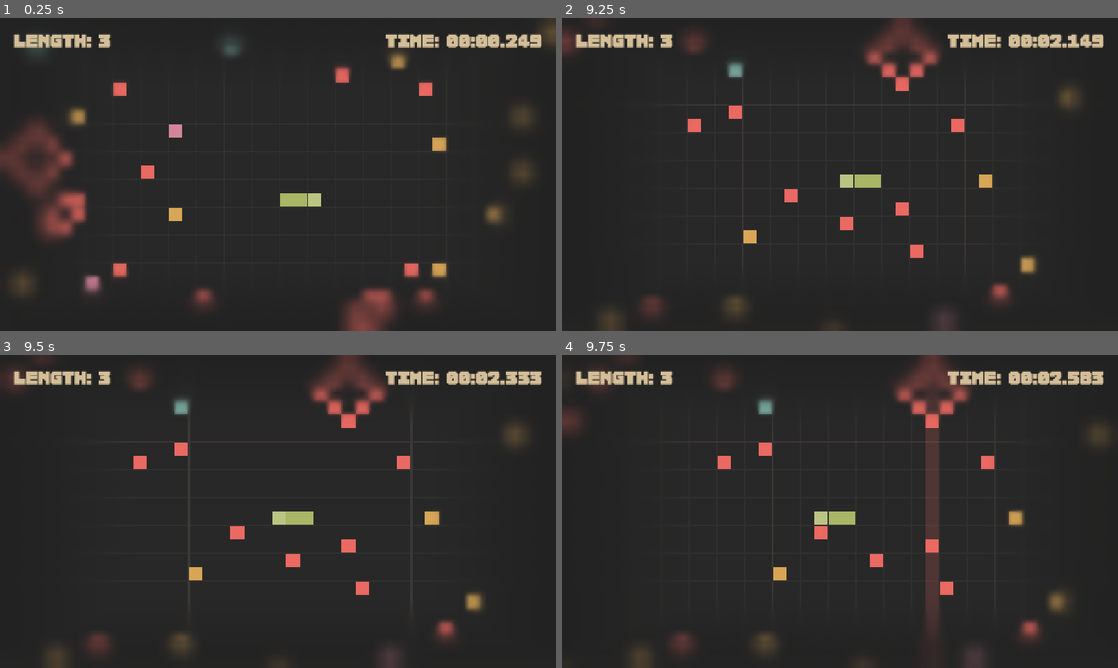
Above: before the commit, frames 1-4 (two rows, left to right).
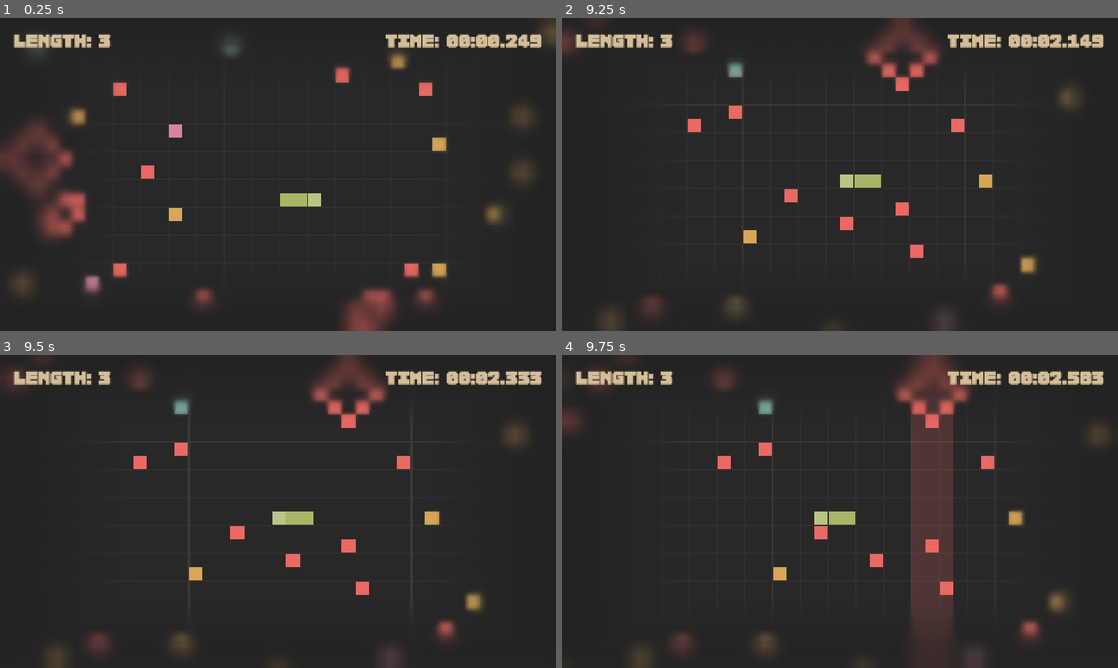
Above: after the commit, the same moments.

Repository: Shh37/Serbent
Game: Godot game, scene res://scenes/Main.tscn
Same seed, same stepped clock (60 frames per second), same inputs: the game is played once before the commit and once after it.
Inputs:
- Up to frame 1 (0.25 s): no input
- Up to frame 2 (9.25 s): tap Enter at 0.5 s; hold Enter 0.53-1.28 s; hold Up (ui_up) 0.53-2.03 s; tap Space at 0.77, 1.52, 3.02, 3.77, 4.52, 6.02, 6.5, 6.77, 7.52, 9.02 s; tap Keypad Enter every 1.5 s from 1.35 to 8.85 s; hold Enter 2.03-2.78 s; hold Left (ui_left) 2.03-3.53 s; hold Down (ui_down) 3.53-4.28 s; hold Enter 3.53-4.28 s; hold Right (ui_right) 4.28-5.03 s; hold Up (ui_up) 5.03-5.78 s; hold Enter 5.03-5.78 s; hold Right (ui_right) 5.78-8.03 s; hold Enter 6.53-7.28 s; hold Down (ui_down) 8.03-8.78 s; hold Enter 8.03-8.78 s; hold Left (ui_left) from 8.78 s (still down)
- Up to frame 3 (9.5 s): keep holding Left (ui_left)
- Up to frame 4 (9.75 s): release Left (ui_left) at 9.53 s; hold Up (ui_up) from 9.53 s (still down); hold Enter from 9.53 s (still down)

Frames 1-3 are identical in both runs. In frame 4, 3.5% of the frame differs, in the area x 62-71%, y 11-90%.

Commit message:
feat: 太いビームの追加

Diff:
--- a/scripts/Beam.gd
+++ b/scripts/Beam.gd
@@ -12,10 +12,12 @@
 var flicker_speed = 0.1
 var flicker_timer = 0.0
 var show_warning = true
+var thickness = 1
 
-func setup(p_orientation: Orientation, p_index: int):
+func setup(p_orientation: Orientation, p_index: int, p_thickness: int = 1):
 	orientation = p_orientation
 	global_grid_index = p_index
+	thickness = p_thickness
 	timer = warning_time
 	queue_redraw()
 
@@ -61,10 +63,10 @@
 			var pos = body[i]
 
 			if orientation == Orientation.HORIZONTAL:
-				if pos.y == global_grid_index:
+				if abs(pos.y - global_grid_index) <= thickness / 2:
 					hit_indices.append(i)
 			else:
-				if pos.x == global_grid_index:
+				if abs(pos.x - global_grid_index) <= thickness / 2:
 					hit_indices.append(i)
 
 		if not hit_indices.is_empty():
@@ -86,9 +88,11 @@
 		# Draw the actual beam
 		var rect: Rect2
 		if orientation == Orientation.HORIZONTAL:
-			rect = Rect2(center.x - span/2, global_grid_index * cell_size, span, cell_size)
+			var top_y = (global_grid_index - thickness / 2) * cell_size
+			rect = Rect2(center.x - span/2, top_y, span, cell_size * thickness)
 		else:
-			rect = Rect2(global_grid_index * cell_size, center.y - span/2, cell_size, span)
+			var left_x = (global_grid_index - thickness / 2) * cell_size
+			rect = Rect2(left_x, center.y - span/2, cell_size * thickness, span)
 
 		draw_rect(rect, color)
 	elif show_warning:
@@ -98,8 +102,10 @@
 
 		var rect: Rect2
 		if orientation == Orientation.HORIZONTAL:
-			rect = Rect2(center.x - span/2, global_grid_index * cell_size, span, cell_size)
+			var top_y = (global_grid_index - thickness / 2) * cell_size
+			rect = Rect2(center.x - span/2, top_y, span, cell_size * thickness)
 		else:
-			rect = Rect2(global_grid_index * cell_size, center.y - span/2, cell_size, span)
+			var left_x = (global_grid_index - thickness / 2) * cell_size
+			rect = Rect2(left_x, center.y - span/2, cell_size * thickness, span)
 
 		draw_rect(rect, warning_color)
--- a/scripts/DiagonalBeam.gd
+++ b/scripts/DiagonalBeam.gd
@@ -12,10 +12,12 @@
 var flicker_speed = 0.1
 var flicker_timer = 0.0
 var show_warning = true
+var thickness = 1
 
-func setup(p_type: Type, p_offset_k: int):
+func setup(p_type: Type, p_offset_k: int, p_thickness: int = 1):
 	type = p_type
 	offset_k = p_offset_k
+	thickness = p_thickness
 	timer = warning_time
 	queue_redraw()
 
@@ -65,9 +67,11 @@
 
 func is_on_beam(grid_pos: Vector2i) -> bool:
 	if type == Type.FORWARD_SLASH:
-		return grid_pos.x + grid_pos.y == offset_k
+		# x + y = k => offset = x + y - k
+		return abs((grid_pos.x + grid_pos.y) - offset_k) <= thickness / 2
 	else: # BACK_SLASH
-		return grid_pos.x - grid_pos.y == offset_k
+		# x - y = k => offset = x - y - k
+		return abs((grid_pos.x - grid_pos.y) - offset_k) <= thickness / 2
 
 func _draw():
 	var cell_size = GameConstants.CELL_SIZE
@@ -88,17 +92,19 @@
 	var range_val = 40 # Draw enough blocks to cover the screen
 
 	for i in range(-range_val, range_val):
-		var grid_pos: Vector2i
-		if type == Type.FORWARD_SLASH:
-			# x + y = k => y = k - x
-			var x = center_grid.x + i
-			var y = offset_k - x
-			grid_pos = Vector2i(x, y)
-		else:
-			# x - y = k => y = x - offset_k
-			var x = center_grid.x + i
-			var y = x - offset_k
-			grid_pos = Vector2i(x, y)
+		# Draw for each thickness layer
+		for t_offset in range(-thickness / 2, thickness / 2 + 1):
+			var grid_pos: Vector2i
+			if type == Type.FORWARD_SLASH:
+				# x + y = k + t_offset => y = (k + t_offset) - x
+				var x = center_grid.x + i
+				var y = (offset_k + t_offset) - x
+				grid_pos = Vector2i(x, y)
+			else:
+				# x - y = k + t_offset => y = x - (k + t_offset)
+				var x = center_grid.x + i
+				var y = x - (offset_k + t_offset)
+				grid_pos = Vector2i(x, y)
 
-		var rect = Rect2(grid_pos.x * cell_size, grid_pos.y * cell_size, cell_size, cell_size)
-		draw_rect(rect, draw_color)
+			var rect = Rect2(grid_pos.x * cell_size, grid_pos.y * cell_size, cell_size, cell_size)
+			draw_rect(rect, draw_color)
--- a/scripts/World.gd
+++ b/scripts/World.gd
@@ -58,7 +58,9 @@
 	var orientation = Beam.Orientation.HORIZONTAL if randf() > 0.5 else Beam.Orientation.VERTICAL
 	var global_index = (player_grid_pos.y if orientation == Beam.Orientation.HORIZONTAL else player_grid_pos.x) + offset
 
-	beam.setup(orientation, global_index)
+	var thickness = 3 if randf() > 0.7 else 1
+
+	beam.setup(orientation, global_index, thickness)
 	register_beam(beam)
 
 func spawn_random_diagonal_beam():
@@ -82,7 +84,9 @@
 		# x - y = k
 		k = (player_grid_pos.x - player_grid_pos.y) + offset
 
-	beam.setup(type, k)
+	var thickness = 3 if randf() > 0.7 else 1
+
+	beam.setup(type, k, thickness)
 	register_diagonal_beam(beam)
 
 func spawn_random_bomb():
